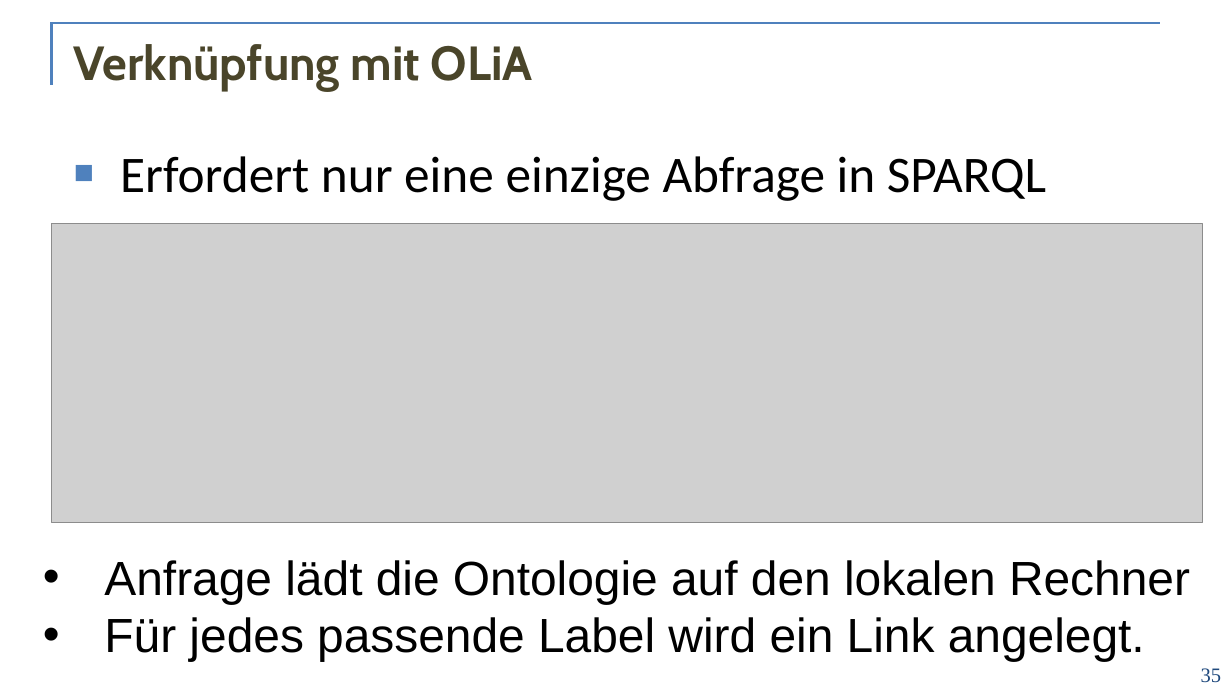
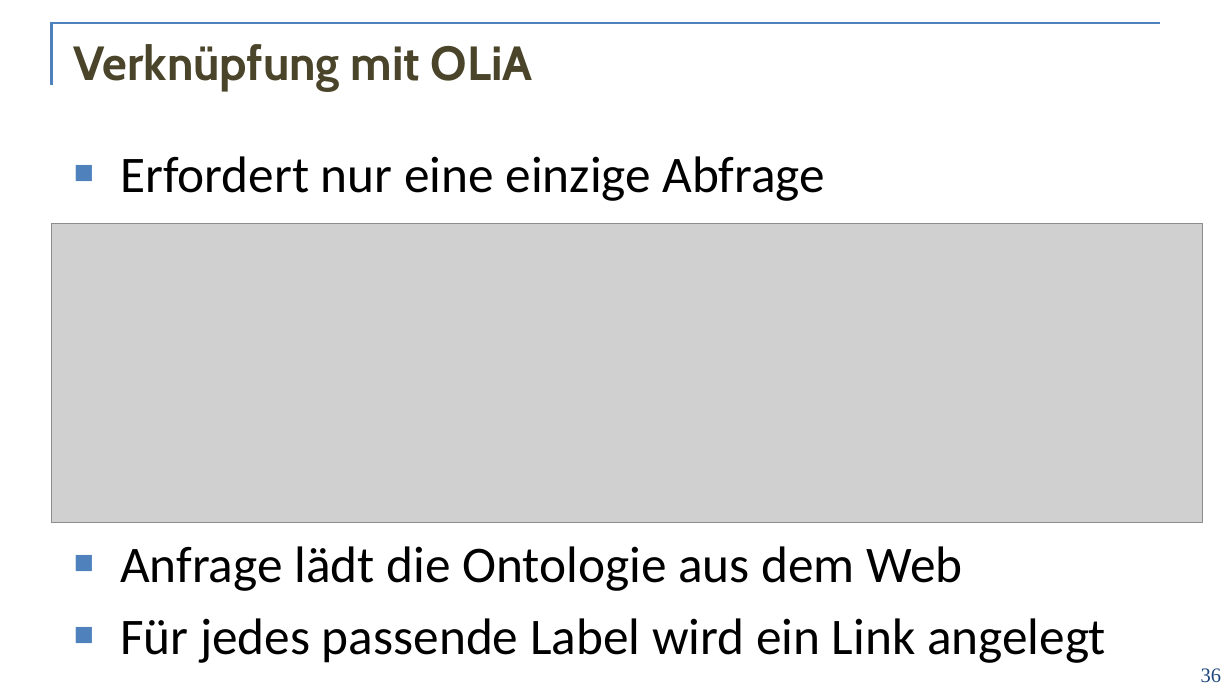
Before and after one commit to acoli-repo/rdf4discourse, a slide deck: slide 36 of doc/vortrag.pptx (slide 35 before the commit). Drawn at 1232x693 pixels with LibreOffice and Linux fonts; fonts in the diff are those of the drawing; grey boxes stand for pictures; background and template pictures are left out. Boxes give left, top, right and bottom in pixels: in the first picture for what was removed or moved away, otherwise in the second. Text is boxed around its words. In the diff, an @@ line names an element or a change of style, - is before the commit and + after.

```diff
--- a/doc/vortrag.pptx
+++ b/doc/vortrag.pptx
@@ text at [120, 156, 825, 201]: text changed @@
-■ Erfordert nur eine einzige Abfrage in SPARQL
+■ Erfordert nur eine einzige Abfrage
@@ text at [120, 546, 1105, 663]: text changed; size 28 to 30 pt; font Arial to Calibri @@
-• Anfrage lädt die Ontologie auf den lokalen Rechner
-• Für jedes passende Label wird ein Link angelegt.
+■ Anfrage lädt die Ontologie aus dem Web
+■ Für jedes passende Label wird ein Link angelegt
@@ page number at [1201, 668, 1221, 683]: text changed @@
-35
+36
```
Also in this commit, not shown: 27 other slides changed, 28 slides added, 31 slides removed, 2 other files.
